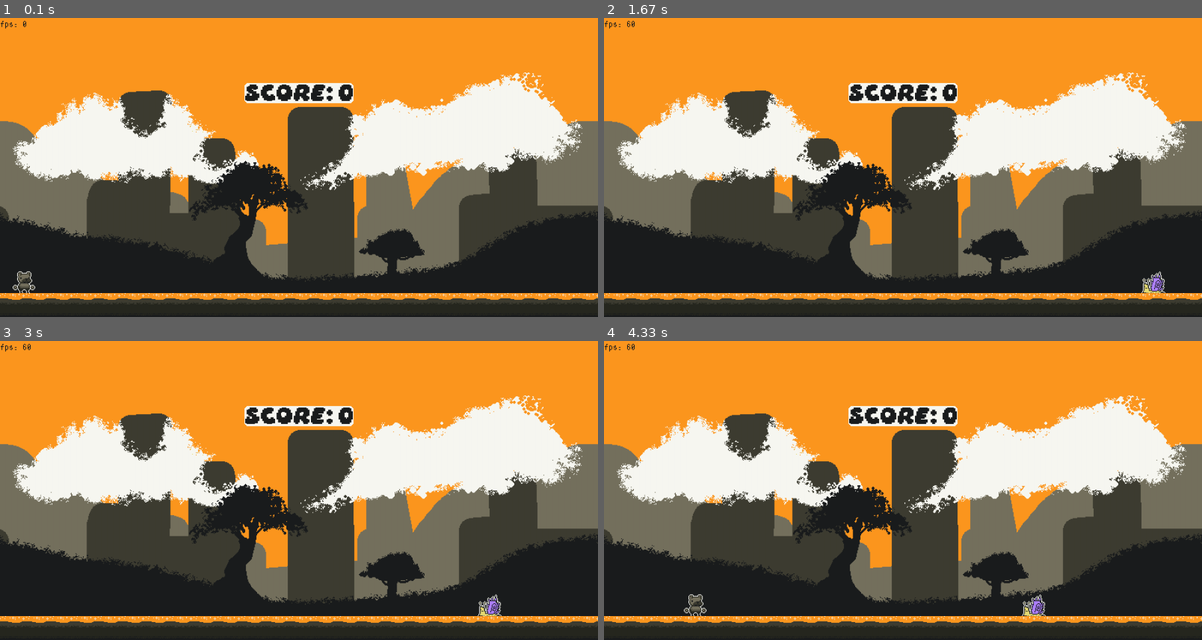
Above: before the commit, frames 1-4 (two rows, left to right).
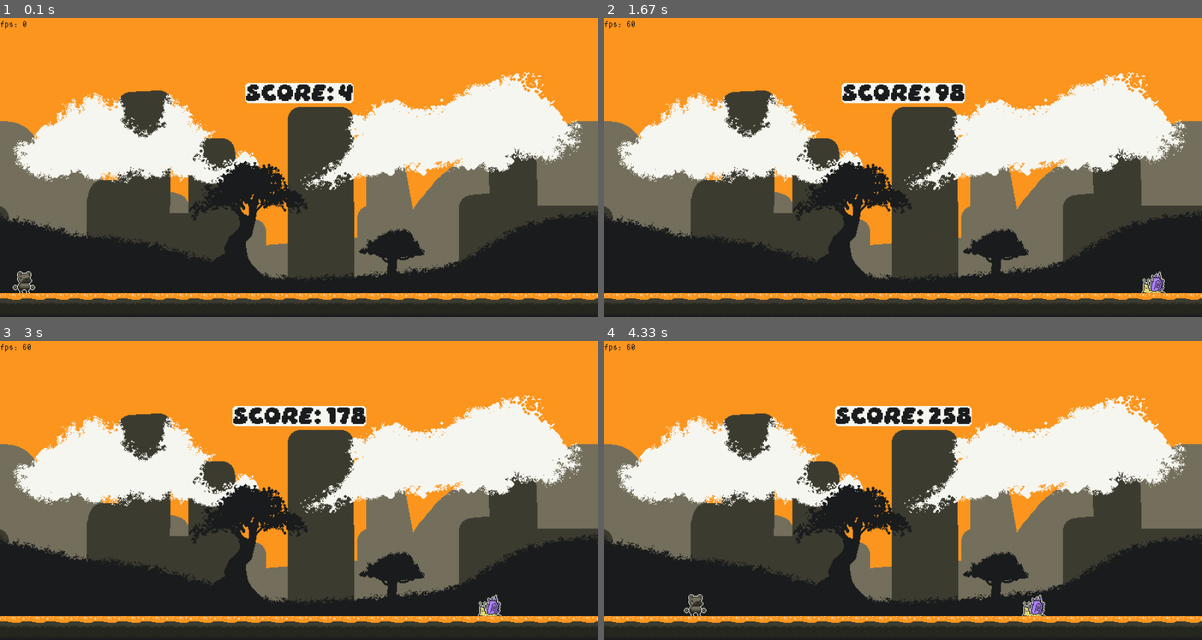
Above: after the commit, the same moments.

Repository: Garudaakuma/Learning-pygame
Game: pygame game, started from TDE - PYGAME/capyRun.py
The game is run twice, just before and just after one commit, with the same random seed, the same clock (stepped at 60 frames per second) and the same inputs.
Inputs (mouse positions are in pixels of both pictures, inside the frame that each line leads up to):
- Up to frame 1 (0.1 s): no input
- Up to frame 2 (1.67 s): hold Left 0.33-0.87 s
- Up to frame 3 (3 s): hold Right 1.73-2.37 s; move the mouse to (382, 514) at 1.77 s; hold Left 2.4-2.87 s; hold Right from 2.9 s (still down)
- Up to frame 4 (4.33 s): release Right at 3.37 s; hold Up 3.4-3.7 s; hold Right 3.73-4.2 s; hold Left from 4.23 s (still down)

The runs differ from the first frame. In frame 1, 0.3% of the frame differs, in the area x 40-59%, y 21-29%; in frame 2, 0.8%; in frame 3, 0.9%, in the area x 38-62%, y 21-29%; in frame 4, 0.9%.

Commit message:
button surface class added

Diff:
--- a/TDE - PYGAME/DATA/SCRIPT/main.py
+++ b/TDE - PYGAME/DATA/SCRIPT/main.py
@@ -65,6 +65,8 @@
                 score_text.draw_rect('#f8f8f2', 5)
                 self.display.blit(score_text.font_surface, score_text.font_rect)
 
+                self.score += 1
+
                 # snail walking
                 self.snail_obj.enemy_walk(1,dt)
 
@@ -96,14 +98,18 @@
                 self.display.blit(gameOver_text.font_surface, gameOver_text.font_rect)
 
                 text_option = util_.text_fonts(self.display, 'Daydream.ttf', 20, (self.display.get_width()/2, self.display.get_height()/2+40), 'RETRY', False, '#1b1d1e')
-                surface_option = pyg.Surface((128, 32)).convert()
-                surface_option.fill("#f92672")
-                mask_option = pyg.mask.from_surface(surface_option)
-                rectancle_option = surface_option.get_rect(center=(self.display.get_width()/2, self.display.get_height()/2+40))
-                self.display.blit(surface_option, rectancle_option)
-                self.display.blit(text_option.font_surface, text_option.font_rect)
+                reset_button = util_.button_rect(self.display, (128, 32), (self.display.get_width()/2, self.display.get_height()/2+40), '#f92672', text_option)
+                # surface_option = pyg.Surface((128, 32)).convert()
+                # surface_option.fill("#f92672")
+                # mask_option = pyg.mask.from_surface(surface_option)
+                # rectancle_option = surface_option.get_rect(center=(self.display.get_width()/2, self.display.get_height()/2+40))
+                # self.display.blit(surface_option, rectancle_option)
+                # self.display.blit(text_option.font_surface, text_option.font_rect)
 
                 if mask_option.overlap(self.mouse_obj.mask, (self.mouse_obj.pos[0] - rectancle_option.x, self.mouse_obj.pos[1] - rectancle_option.y)):
+                    surface_option.fill("#f8f8f2")
+                    self.display.blit(surface_option, rectancle_option)
+                    self.display.blit(text_option.font_surface, text_option.font_rect)
                     if self.mouse_obj.clicked:
                         self.game_state['Game'] = True
                         self.game_state['Game_over'] = False
@@ -112,6 +118,8 @@
                         self.player_obj.reset()
                         self.mouse_obj.clicked = False
                         continue
+
+                self.mouse_obj.render()
 
                 if self.fade_obj.fade_alpha >= 0:
                     self.fade_obj.fade_out(10, dt)
@@ -132,8 +140,6 @@
                 if event.type == pyg.MOUSEBUTTONDOWN:
                     self.mouse_obj.clicked = True
 
-            self.mouse_obj.render(self.game_state['Game_over'])
-
             # screen / clock / display || updates
             self.screen.blit(pyg.transform.scale(self.display, self.screen.get_size()), (0, 0))
             self.clock.tick(self.FPS)
--- a/TDE - PYGAME/DATA/SCRIPT/utilities.py
+++ b/TDE - PYGAME/DATA/SCRIPT/utilities.py
@@ -68,5 +68,25 @@
         self.pos = (self.pos[0]/2, self.pos[1]/2)
         self.rect.center = (self.pos[0], self.pos[1])
 
-    def render(self, gamestate):
-        if gamestate: self.display.blit(self.surface, self.rect)
+    def render(self):
+        return self.display.blit(self.surface, self.rect)
+
+class button_rect():
+    def __init__(self, display: pyg.Surface, size: tuple, pos: tuple, color:str, text_obj: text_fonts):
+        self.display = display
+        self.text_obj = text_obj
+        self.surface = pyg.Surface(size).convert()
+        self.color = color
+        self.fill = self.surface.fill(color)
+        self.rect = self.surface.get_rect(center=pos)
+        self.mask = pyg.mask.from_surface(self.surface)
+
+    def render(self):
+        self.display.blit(self.surface, self.rect)
+        self.display.blit(self.text_obj.font_surface, self.text_obj.font_rect)
+
+    def check_collision(self, m_obj: Mouse, color:str):
+        self.surface.fill(self.color)
+        if self.mask.overlap(self.m_obj.mask, (m_obj.pos[0] - self.rect.x, m_obj.pos[1] - self.rect.y)):
+            self.surface.fill(color)
+            self.render()
